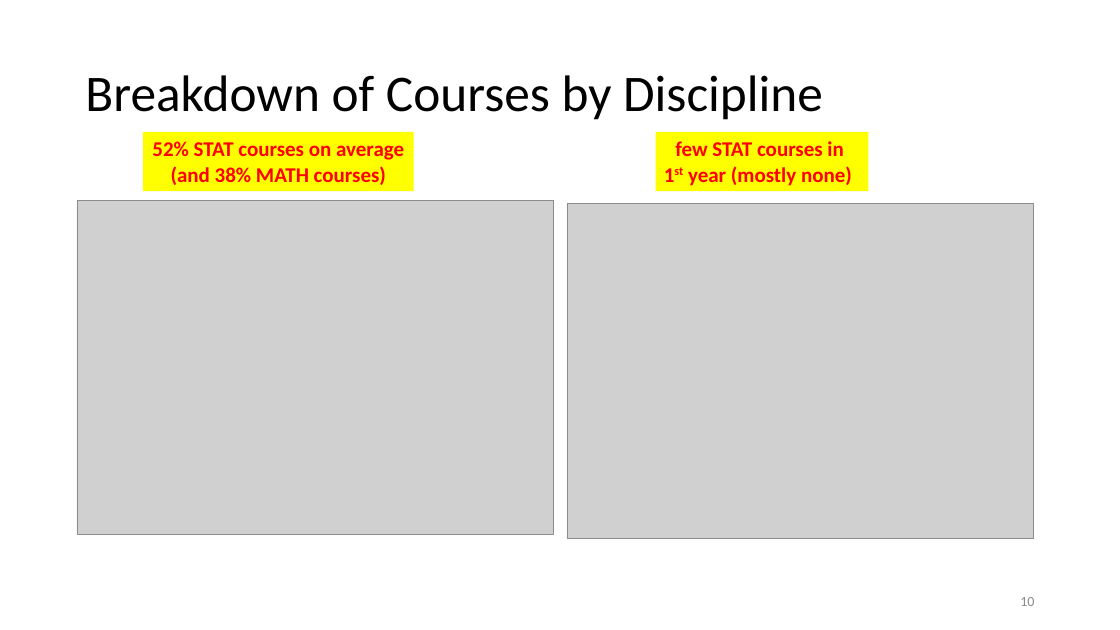
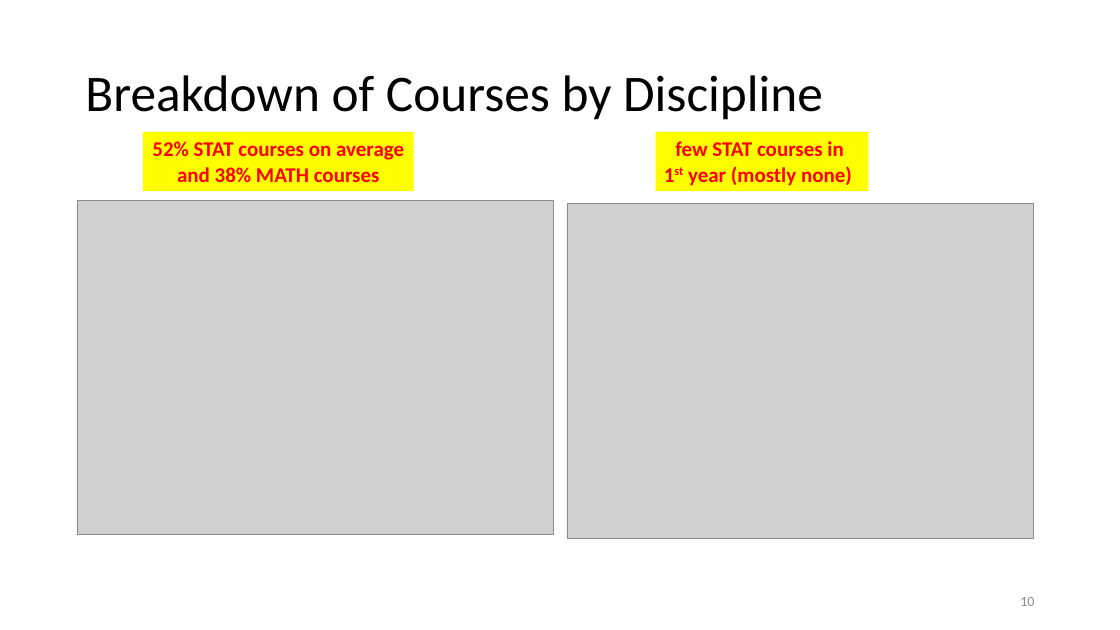
Before and after one commit to damouras/SoSC, a slide deck: slide 10 of Status fo Statistics Curricula.pptx. Drawn at 1120x630 pixels with LibreOffice and Linux fonts; fonts in the diff are those of the drawing; grey boxes stand for pictures. Boxes give left, top, right and bottom in pixels: in the first picture for what was removed or moved away, otherwise in the second. Text is boxed around its words. In the diff, an @@ line names an element or a change of style, - is before the commit and + after.

```diff
--- a/Status fo Statistics Curricula.pptx
+++ b/Status fo Statistics Curricula.pptx
@@ text in rectangle at (x1=177, y1=167, x2=380, y2=182): text changed @@
-(and 38% MATH courses)
+and 38% MATH courses
```
Also in this commit, not shown: 4 other slides changed, 2 other files.
